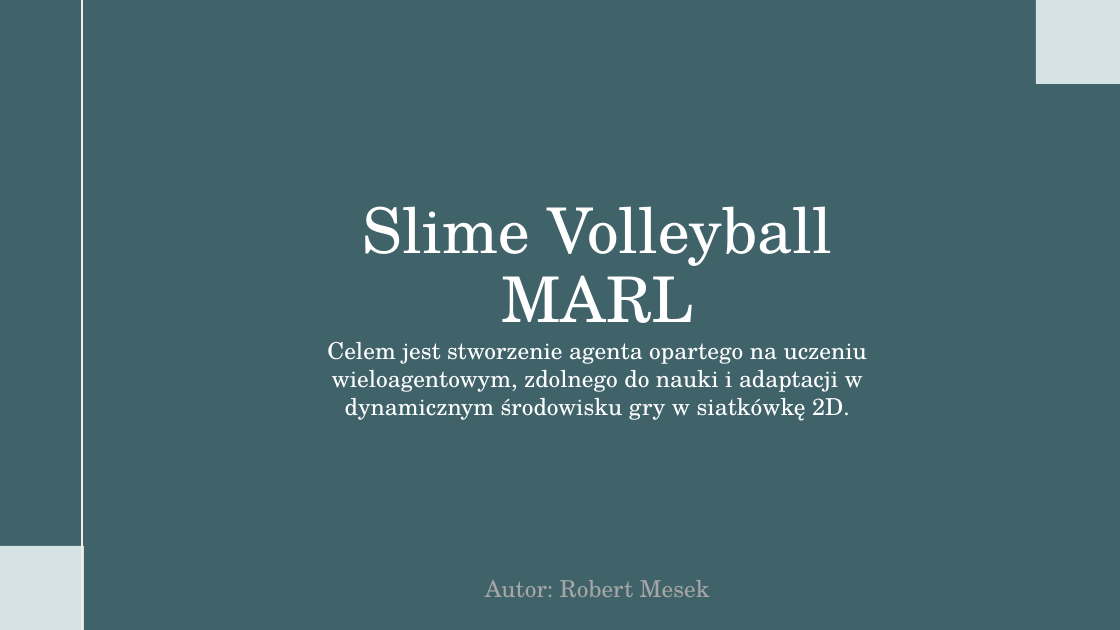
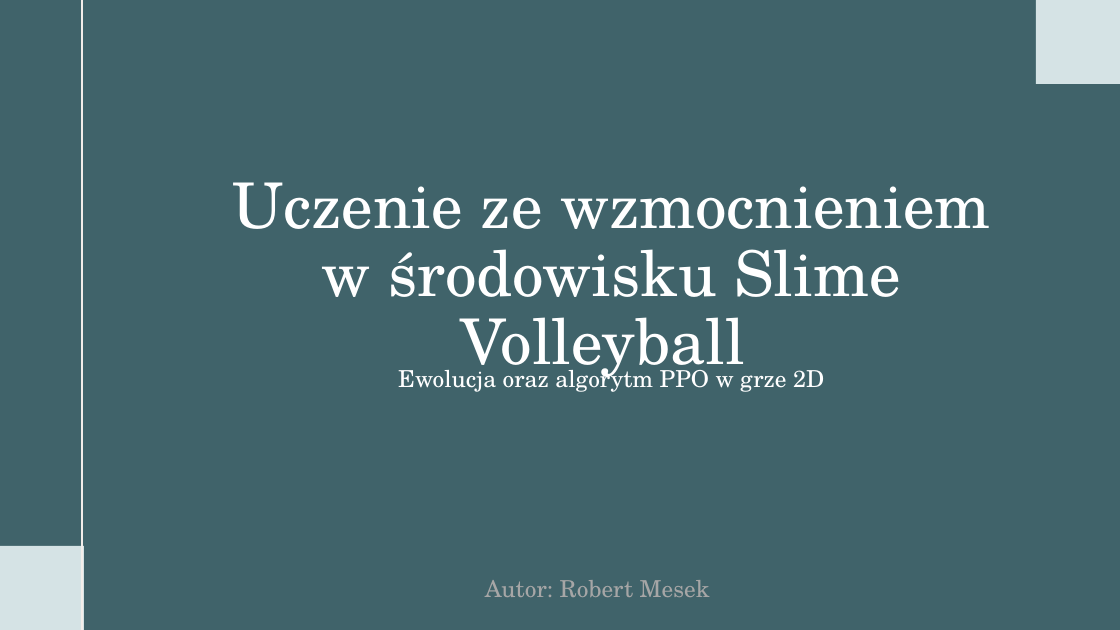
Before and after one commit to rmesek/iwsum-slimevolley, a slide deck: slide 1 of docs/Slime Volleyball MARL.pptx. Drawn at 1120x630 pixels with LibreOffice and Linux fonts; fonts in the diff are those of the drawing. Boxes give left, top, right and bottom in pixels: in the first picture for what was removed or moved away, otherwise in the second. Text is boxed around its words. In the diff, an @@ line names an element or a change of style, - is before the commit and + after.

```diff
--- a/docs/Slime Volleyball MARL.pptx
+++ b/docs/Slime Volleyball MARL.pptx
@@ title at (232, 182, 990, 382): text changed @@
-Slime Volleyball MARL
+Uczenie ze wzmocnieniem w środowisku Slime Volleyball
@@ text at (398, 364, 824, 392): text changed @@
-Celem jest stworzenie agenta opartego na uczeniu wieloagentowym, zdolnego do nauki i adaptacji w dynamicznym środowisku gry w siatkówkę 2D.
+Ewolucja oraz algorytm PPO w grze 2D
```
Also in this commit, not shown: 3 other slides changed, 2 slides added, 1 slide removed.
